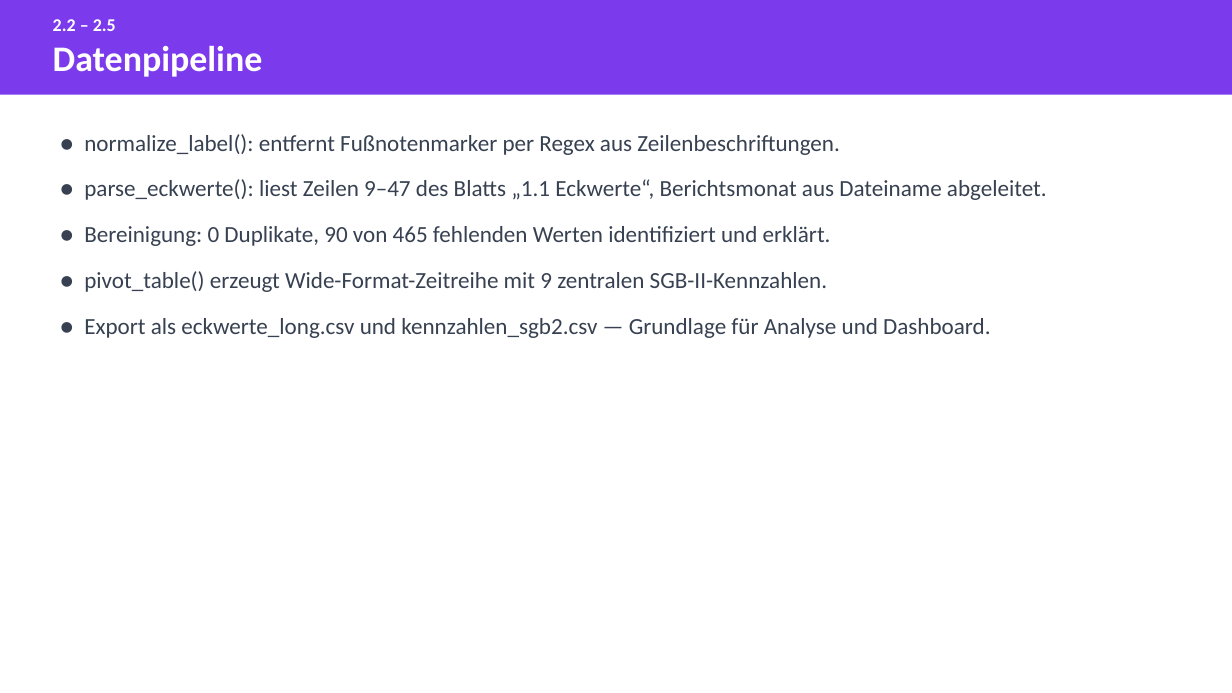
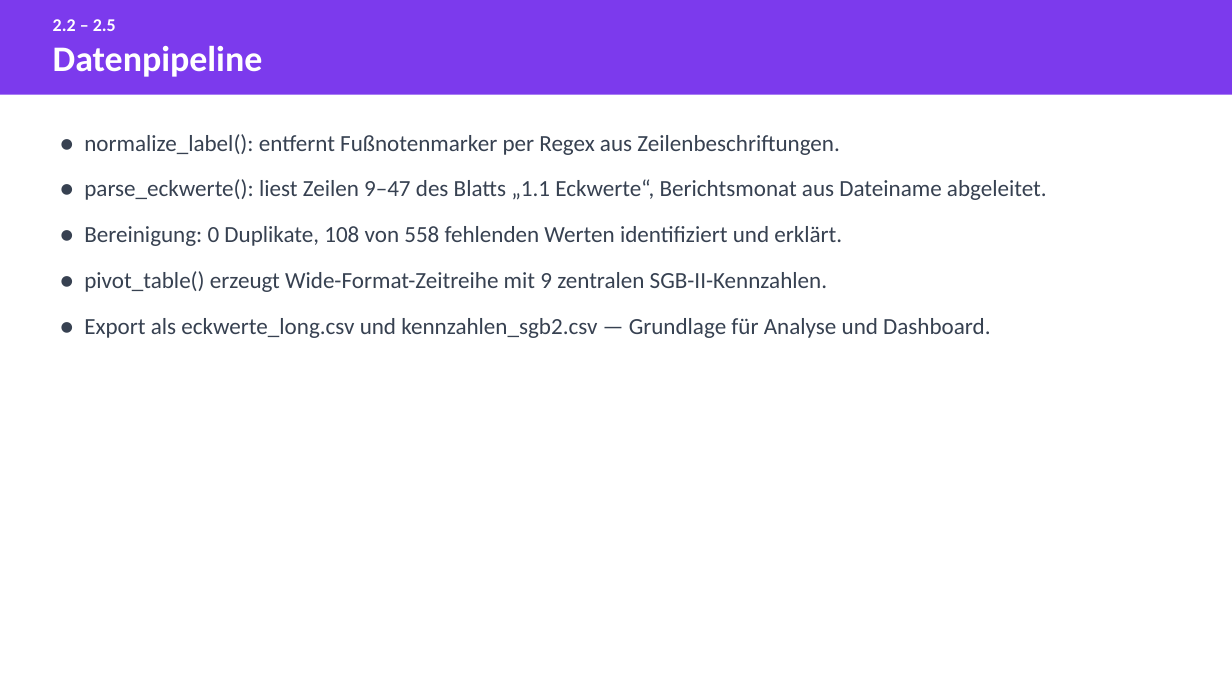
Before and after one commit to eufunk/arbeitsmarkt-regensburg, a slide deck: slide 8 of Dok/Projektpraesentation.pptx. Drawn at 1232x693 pixels with LibreOffice and Linux fonts; fonts in the diff are those of the drawing. Boxes give left, top, right and bottom in pixels: in the first picture for what was removed or moved away, otherwise in the second. Text is boxed around its words. In the diff, an @@ line names an element or a change of style, - is before the commit and + after.

```diff
--- a/Dok/Projektpraesentation.pptx
+++ b/Dok/Projektpraesentation.pptx
@@ text at (x1=84, y1=226, x2=842, y2=246): text changed @@
-● Bereinigung: 0 Duplikate, 90 von 465 fehlenden Werten identifiziert und erklärt.
+● Bereinigung: 0 Duplikate, 108 von 558 fehlenden Werten identifiziert und erklärt.
```
Also in this commit, not shown: 10 other slides changed, 9 slides added, 21 other files.
